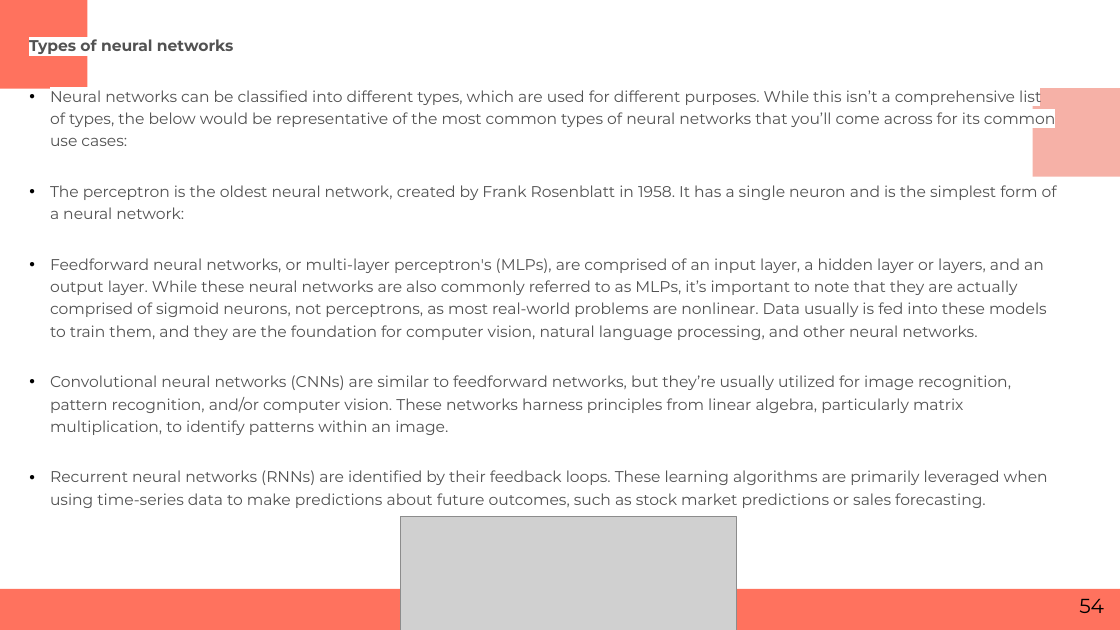
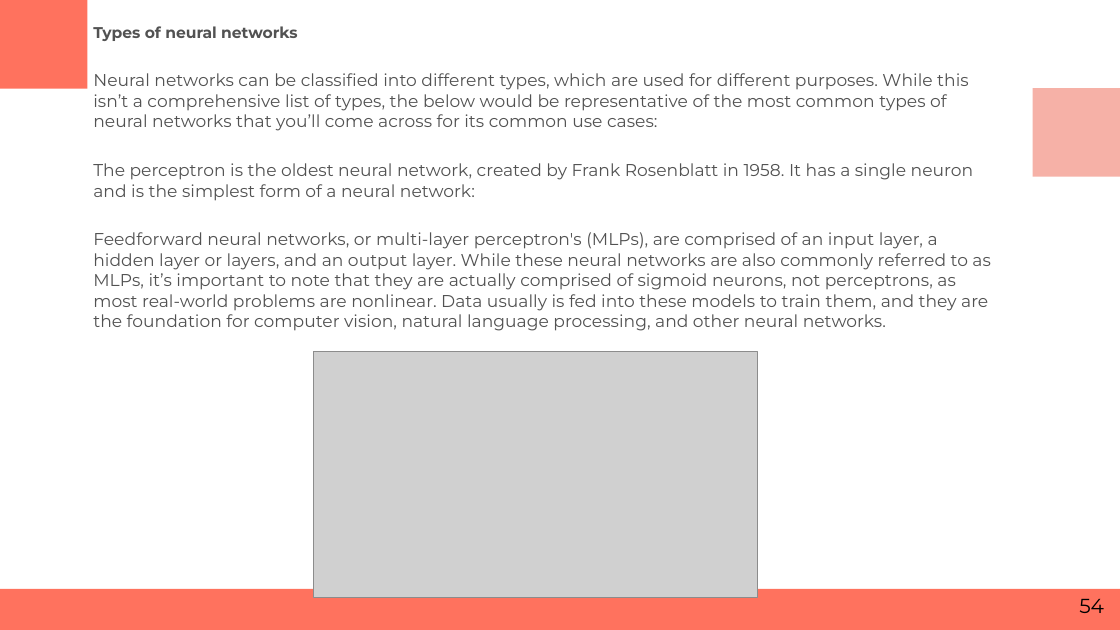
Before and after one commit to RashmivernekarN/ai_with_python_keonics, a slide deck: slide 54 of Module3/Business Statistics.pptx. Drawn at 1120x630 pixels with LibreOffice and Linux fonts; fonts in the diff are those of the drawing; grey boxes stand for pictures. Boxes give left, top, right and bottom in pixels: in the first picture for what was removed or moved away, otherwise in the second. Text is boxed around its words. In the diff, an @@ line names an element or a change of style, - is before the commit and + after.

```diff
--- a/Module3/Business Statistics.pptx
+++ b/Module3/Business Statistics.pptx
@@ text "Types of neural networks" moved from (x1=29, y1=36, x2=1057, y2=508) to (x1=93, y1=26, x2=990, y2=331) @@
@@ text "Types of neural networks" at (x1=93, y1=26, x2=990, y2=331): size 10 to 11 pt; line spacing 1.7 to 1; bullet ● to none; line spacing 1.2 to 1 @@
@@ picture resized from (x1=401, y1=516, x2=737, y2=630) to (x1=314, y1=352, x2=758, y2=598) @@
@@ text at (x1=50, y1=375, x2=1048, y2=508): paragraphs removed @@
-● Convolutional neural networks (CNNs) are similar to feedforward networks, but they’re usually utilized for image recognition, pattern recognition, and/or computer vision. These networks harness principles from linear algebra, particularly matrix multiplication, to identify patterns within an image.
-● Recurrent neural networks (RNNs) are identified by their feedback loops. These learning algorithms are primarily leveraged when using time-series data to make predictions about future outcomes, such as stock market predictions or sales forecasting.
```
Also in this commit, not shown: 6 other slides changed, 1 slide added, 1 other file.
